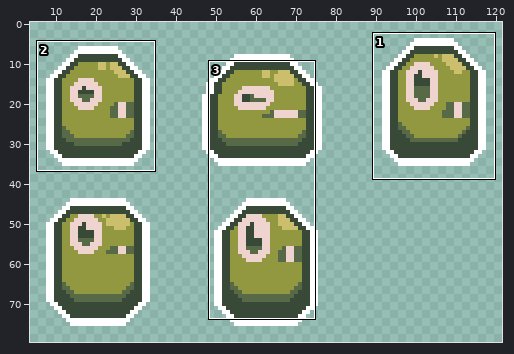
File history of a sprite sheet, Graphics/Enemy/Slime/LV01/2x/LV01.png. Above: a wide view before the commit, with the close-up outlined.
Close-up. Old version:
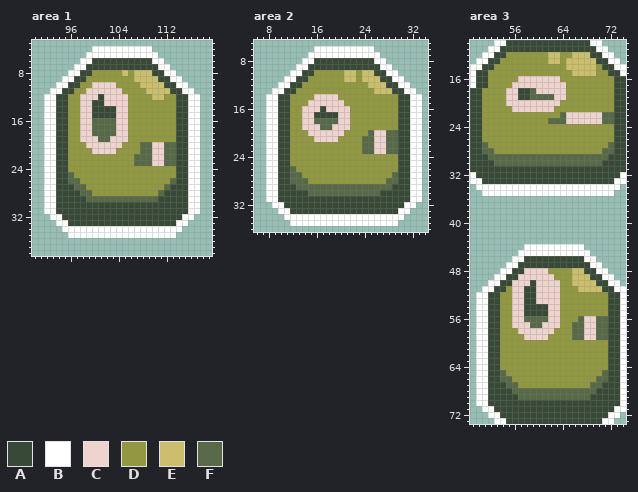
The file is 126x80 pixels. Shown: area 1: x 90..119, y 3..38; area 2: x 6..34, y 5..36; area 3: x 49..74, y 10..73. The wide view leaves out empty margins. The commit also changed other parts of the picture, which this record leaves out.
Palette (. is transparent): A #394938  B #ffffff  C #eed3cf  D #91983f  E #cbbf6d  F #576947
The result:
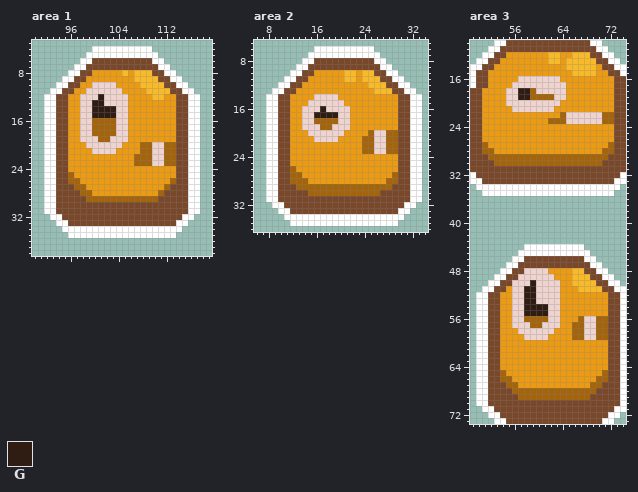
Colours new in this view: G #2f1d13
The edit:
colour A: #394938 -> #79482b
colour D: #91983f -> #ea9b13
colour E: #cbbf6d -> #f8ba29
colour F: #576947 -> #a4640b
Area 1:
y 12: x 101 A -> G
y 13: x 100..101 AA -> GG
y 14..15: x 100..103 AAAA -> GGGG
Area 2:
y 16: x 17 A -> G
y 17: x 16..19 AAAA -> GGGG
Area 3:
y 18..19: x 57..58 AA -> GG
y 50: x 59 A -> G
y 51..53: x 58..59 AA -> GG
y 54..55: x 58..61 AAAA -> GGGG
Boxes around the changes in both close-ups, in picture pixels (x1, y1, x2, y2):
changed: (56, 58, 188, 226)
changed: (278, 58, 410, 214)
changed: (470, 40, 626, 184)
changed: (488, 256, 620, 424)
